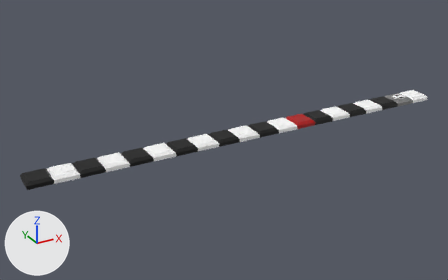
Two versions of the FBX model meta_board.fbx, one commit apart.
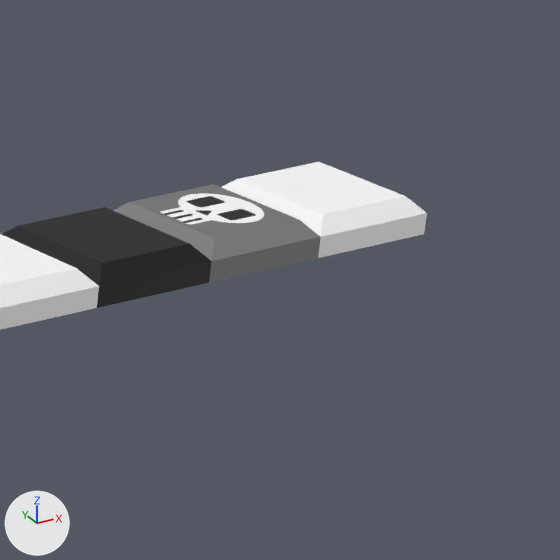
Each version is shown whole from a 50 mm camera at (-0.57, -0.922, 0.46) aimed at (-0.052, 0.021, -0.011), then close up on the part from 82% to 100% of the width and 24% to 52% of the height. Arrows for +X, +Y and +Z are at lower left; the lights stay in place. Where no turn or scale is listed for an object, it has been applied to the vertices.

Objects in the first close-up: 'meta_board'.
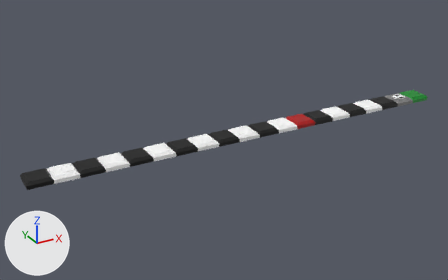
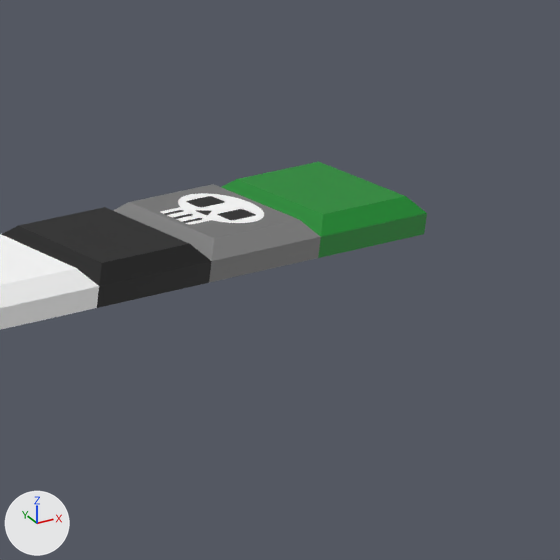
Commit message: meta_board_fix
changed coloration fo metaboard to have a green end space

Changed parts and their boxes (x1, y1, x2, y2) in the close-ups (560 x 560 px):
```json
{"part": 1, "of": "me_mesh", "change": "recoloured", "before": [222, 162, 427, 258], "after": [222, 162, 427, 258], "on screen": "white to green"}
```

Scene script edits in JSON lines:
```json
{"op": "add", "block": "mat_green_space", "code": ["mat_green_space = principled_material('green_space')", "mat_green_space.base_color = (0.0, 0.254, 0.0195)  # green #008a26"]}
{"block": "me_mesh", "where": "me_mesh.from_pydata(...)  # 206 vertices, 223 faces; spans x -0.426..0.426, y -0.023..0.023, z -0.001..0.01"}
{"block": "me_mesh", "where": "# used by ob_meta_board; location = (0.0, 0.0, 0.0)"}
{"block": "me_mesh", "change": "me_mesh part 1: all 12 faces centred in x 0.386..0.426, y -0.023..0.023, z -0.001..0.01 switch from mat_white_space (white #ffffff) to mat_green_space (green #008a26)"}
```
